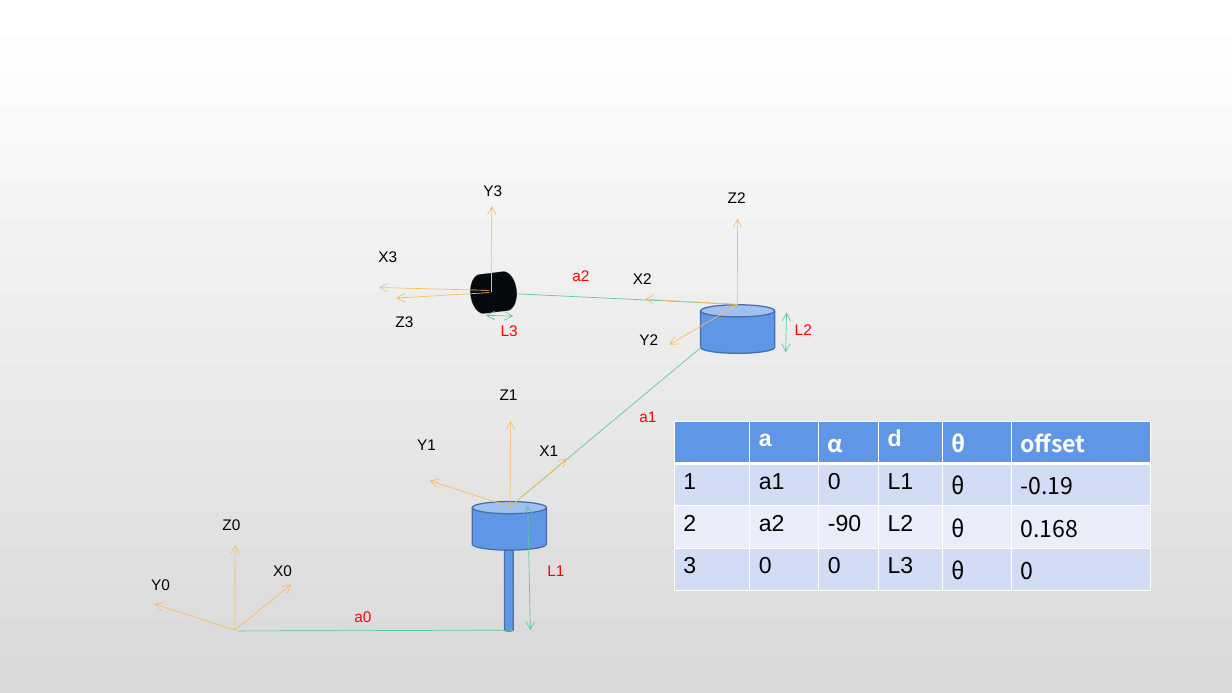
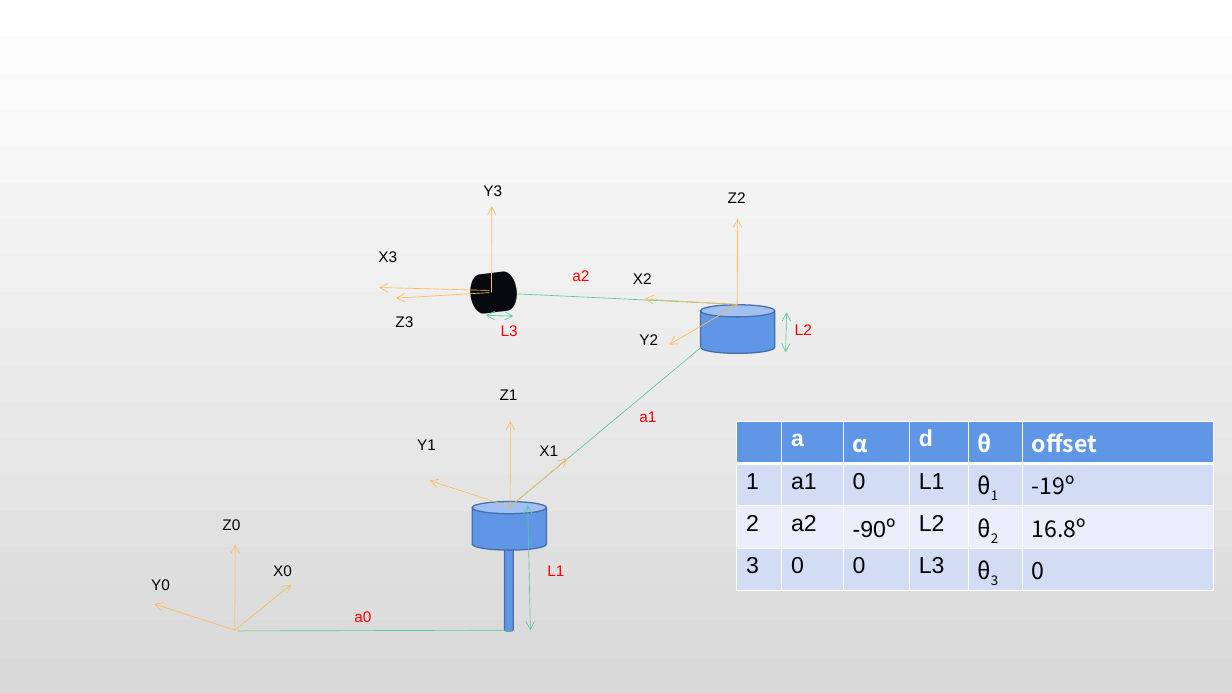
Before and after one commit to linliawxm/RobotArm, a slide deck: slide 4 of RobotArm.pptx. Drawn at 1232x693 pixels with LibreOffice and Linux fonts; fonts in the diff are those of the drawing. Boxes give left, top, right and bottom in pixels: in the first picture for what was removed or moved away, otherwise in the second. Text is boxed around its words. In the diff, an @@ line names an element or a change of style, - is before the commit and + after.

```diff
--- a/RobotArm.pptx
+++ b/RobotArm.pptx
@@ table at (x1=737, y1=421, x2=1214, y2=592) @@
-row 2, column 5: θ
+row 2, column 5: θ1
-row 2, column 6: -0.19
+row 2, column 6: -19º
-row 3: 2 | a2 | -90 | L2 | θ | 0.168
+row 3: 2 | a2 | -90º | L2 | θ2 | 16.8º
-row 4, column 5: θ
+row 4, column 5: θ3
@@ table resized from (x1=675, y1=421, x2=1152, y2=634) to (x1=737, y1=421, x2=1214, y2=592) @@
```
Also in this commit, not shown: 3 slides added, 7 other files.
